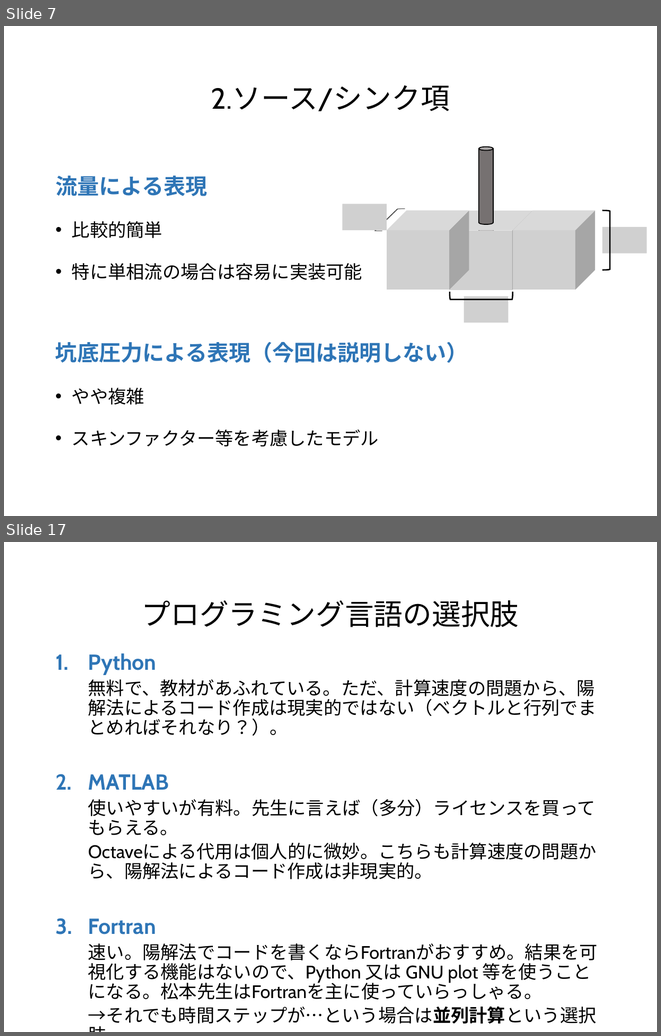
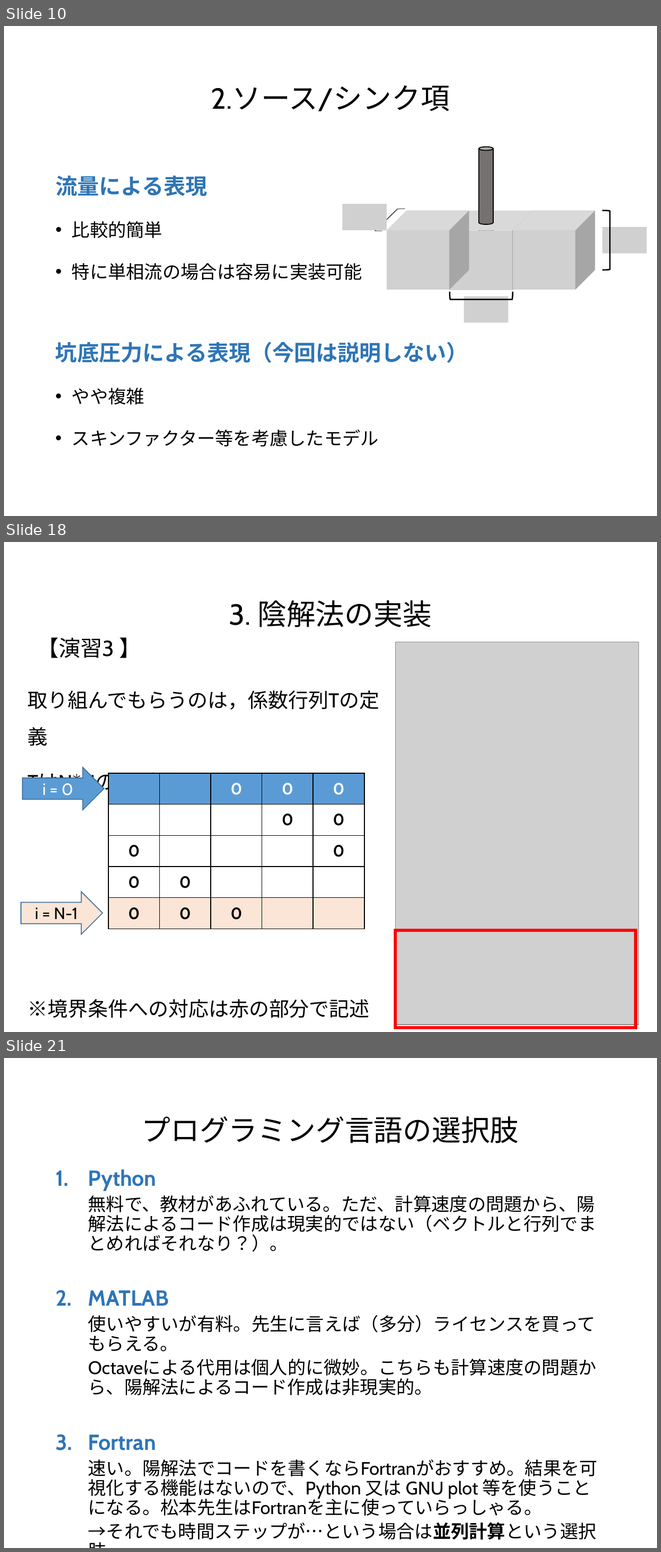
Before and after one commit to te288/intro_to_NA2022, a slide deck: pptx/04_1次元拡散方程式（陰解法）.pptx. Shown one above the other, each under a label of ours: slides 7 and 17 before the commit, slides 10, 18 and 21 after it; the slides between them are not shown. The pictures are 661x1036 and 661x1552 pixels, drawn with LibreOffice and Linux fonts; fonts in the diff are those of the drawing; grey boxes stand for pictures. Boxes give left, top, right and bottom in pixels: in the first picture for what was removed or moved away, otherwise in the second. Text is boxed around its words. In the diff, an @@ line names an element or a change of style, - is before the commit and + after.

Commit message:
陰解法の説明pdf追加

```diff
--- a/pptx/04_1次元拡散方程式（陰解法）.pptx
+++ b/pptx/04_1次元拡散方程式（陰解法）.pptx
@@ slide 18 added at [4, 542, 657, 1032], background #FFFFFF @@
@@ title added at [229, 600, 432, 627], 32 pt, text #000000 @@
+3. 陰解法の実装
@@ text added at [37, 637, 141, 658], 24 pt, text #000000 @@
+【演習3 】
@@ picture added at [395, 642, 639, 1024] @@
@@ text added at [27, 690, 379, 1017], 22.2 pt, text #000000 @@
+取り組んでもらうのは，係数行列Tの定義
+TはN*Nの配列
+※境界条件への対応は赤の部分で記述済み
@@ right arrow added at [22, 767, 104, 810], fill #5B9BD5, outline #43739E 1 pt, 18 pt, text #FFFFFF @@
+i = 0
@@ table added at [108, 773, 363, 929], 5 rows, 5 columns @@
+ |  | 0 | 0 | 0
+ |  |  | 0 | 0
+0 |  |  |  | 0
+0 | 0 |  |  | 
+0 | 0 | 0 |  | 
@@ right arrow added at [21, 891, 103, 934], fill #FBE5D6, outline #43739E 1 pt, 18 pt, text #000000 @@
+i = N-1
@@ frame added at [394, 928, 637, 1029], fill #FF0000 @@
@@ what was slide 7 is now slide 10 @@
@@ what was slide 17 is now slide 21 @@
```
Also in this commit, not shown: 11 slides changed, 4 other slides added, 1 slide removed, 8 other files.
